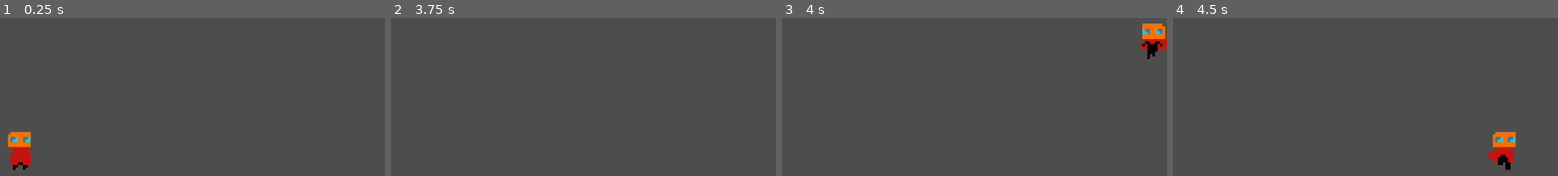
Above: before the commit, frames 1-4 (left to right).
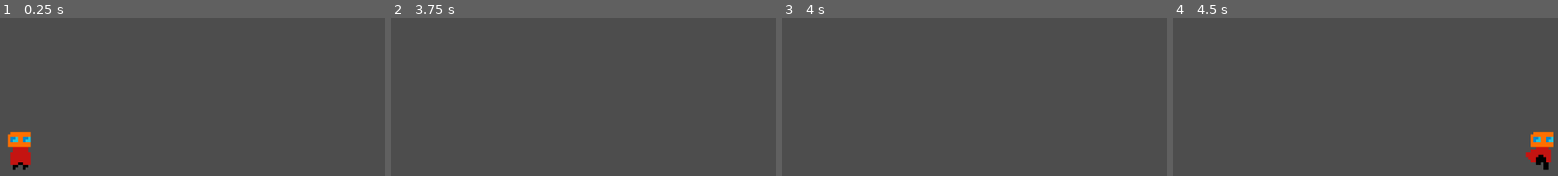
Above: after the commit, the same moments.

Repository: mendsergon/Kill-The-Food-Pyramid
Game: Godot game, scene res://Assets/Scenes/game.tscn
Two runs of this game, one before a commit and one after it. Both use one fixed random seed, a clock stepped at 60 frames per second and the inputs below.
Inputs:
- Up to frame 1 (0.25 s): no input
- Up to frame 2 (3.75 s): tap Enter at 0.5, 2, 3.5 s; hold D (move_right) 0.53-2.03 s; tap Shift (dash) at 0.6, 1.55, 2.1, 3.05, 3.6 s; tap Space (jump) at 0.77, 1.25, 1.52, 2.75, 3.02 s; tap E (melee) at 0.8, 1.35, 2.3, 2.85 s; hold A (move_left) from 2.03 s (still down)
- Up to frame 3 (4 s): keep holding A (move_left); tap Space (jump) at 3.77 s; tap E (melee) at 3.8 s
- Up to frame 4 (4.5 s): release A (move_left) at 4.28 s; hold D (move_right) from 4.28 s (still down); tap E (melee) at 4.35 s

Frames 1-2 are identical in both runs. In frame 3, 1.1% of the frame differs, in the area x 92-100%, y 3-27%; in frame 4, 2.5%, in the area x 81-99%, y 71-96%.

Commit message:
Tweeked attack animation & timer

Diff:
--- a/Assets/Scenes/player.tscn
+++ b/Assets/Scenes/player.tscn
@@ -111,6 +111,30 @@
 atlas = ExtResource("1_6cd4h")
 region = Rect2(896, 0, 64, 16)
 
+[sub_resource type="AtlasTexture" id="AtlasTexture_7578i"]
+atlas = ExtResource("1_6cd4h")
+region = Rect2(1408, 0, 64, 16)
+
+[sub_resource type="AtlasTexture" id="AtlasTexture_mdvb1"]
+atlas = ExtResource("1_6cd4h")
+region = Rect2(1472, 0, 64, 16)
+
+[sub_resource type="AtlasTexture" id="AtlasTexture_vjh5i"]
+atlas = ExtResource("1_6cd4h")
+region = Rect2(1536, 0, 64, 16)
+
+[sub_resource type="AtlasTexture" id="AtlasTexture_tx0dr"]
+atlas = ExtResource("1_6cd4h")
+region = Rect2(1600, 0, 64, 16)
+
+[sub_resource type="AtlasTexture" id="AtlasTexture_rgkdp"]
+atlas = ExtResource("1_6cd4h")
+region = Rect2(1664, 0, 64, 16)
+
+[sub_resource type="AtlasTexture" id="AtlasTexture_r5ifs"]
+atlas = ExtResource("1_6cd4h")
+region = Rect2(1728, 0, 64, 16)
+
 [sub_resource type="AtlasTexture" id="AtlasTexture_ggw7w"]
 atlas = ExtResource("1_6cd4h")
 region = Rect2(1408, 0, 64, 16)
@@ -248,10 +272,28 @@
 }, {
 "duration": 1.0,
 "texture": SubResource("AtlasTexture_d6hru")
+}, {
+"duration": 1.0,
+"texture": SubResource("AtlasTexture_7578i")
+}, {
+"duration": 1.0,
+"texture": SubResource("AtlasTexture_mdvb1")
+}, {
+"duration": 1.0,
+"texture": SubResource("AtlasTexture_vjh5i")
+}, {
+"duration": 1.0,
+"texture": SubResource("AtlasTexture_tx0dr")
+}, {
+"duration": 1.0,
+"texture": SubResource("AtlasTexture_rgkdp")
+}, {
+"duration": 1.0,
+"texture": SubResource("AtlasTexture_r5ifs")
 }],
 "loop": true,
 "name": &"Swing_1",
-"speed": 20.0
+"speed": 27.0
 }, {
 "frames": [{
 "duration": 1.0,
@@ -286,9 +328,9 @@
 [node name="AnimatedSprite2D" type="AnimatedSprite2D" parent="."]
 position = Vector2(0, -8)
 sprite_frames = SubResource("SpriteFrames_w3t24")
-animation = &"Swing_1"
+animation = &"Swing_2"
 autoplay = "Idle"
-frame_progress = 0.583483
+frame_progress = 0.600046
 
 [node name="CollisionShape2D" type="CollisionShape2D" parent="."]
 position = Vector2(0, -7)
--- a/Assets/Scripts/player.gd
+++ b/Assets/Scripts/player.gd
@@ -1,14 +1,14 @@
 extends CharacterBody2D
 
-# Defining constants
+# Constants
 const SPEED = 150.0
 const JUMP_VELOCITY = -300.0
 const DASH_SPEED = 800.0
 const DASH_DURATION = 0.25
 const DASH_COOLDOWN = 0.5
-const ATTACK_DURATION = 0.2  # 4 frames at 20 FPS
+const ATTACK_DURATION = 0.3
 
-# Get gravity from project settings
+# Gravity
 var gravity = ProjectSettings.get_setting("physics/2d/default_gravity")
 
 @onready var animated_sprite_2d: AnimatedSprite2D = $AnimatedSprite2D
@@ -23,7 +23,7 @@
 
 # Input variables
 var input_direction := 0.0
-var move_direction := 1.0  # Default facing right
+var move_direction := 1.0
 
 # Combat variables
 var is_attacking := false
@@ -35,9 +35,8 @@
 		attack_timer -= delta
 		if attack_timer <= 0.0:
 			is_attacking = false
-			animated_sprite_2d.play("Idle")
 
-	# Get input direction (only if not attacking or dashing)
+	# Get input direction
 	input_direction = Input.get_axis("move_left", "move_right")
 	if not is_dashing and not is_attacking and input_direction != 0.0:
 		move_direction = sign(input_direction)
@@ -54,7 +53,7 @@
 	if Input.is_action_just_pressed("melee") and is_on_floor() and not is_dashing and not is_attacking:
 		start_attack()
 
-	# Dash logic (EXACTLY as you had it)
+	# Dash logic
 	if is_dashing:
 		velocity.x = move_direction * DASH_SPEED
 		velocity.y = 0.0  # Lock vertical movement during dash
@@ -76,7 +75,7 @@
 		if Input.is_action_just_pressed("jump") and is_on_floor() and not is_attacking:
 			velocity.y = JUMP_VELOCITY
 
-		# Normal horizontal movement (no sliding on release)
+		# Normal horizontal movement
 		if not is_attacking:
 			if input_direction != 0.0:
 				velocity.x = input_direction * SPEED
@@ -110,7 +109,6 @@
 func start_attack():
 	is_attacking = true
 	attack_timer = ATTACK_DURATION
-	animated_sprite_2d.play("Swing_1")
 	velocity.x = 0  # Stop horizontal movement during attack
 
 func update_dash_cooldown(delta: float):
@@ -121,7 +119,7 @@
 
 func update_animations():
 	if is_attacking:
-		return  # Let the attack animation play through
+		animated_sprite_2d.play("Swing_1")
 	elif is_dashing:
 		animated_sprite_2d.play("Dash")
 	elif not is_on_floor():
Not shown: 1 places in Assets/Scenes/player.tscn that only renumber resources
